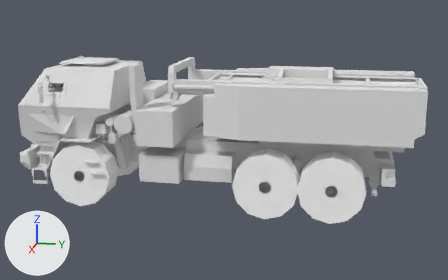
An edit to the glTF model src/main/resources/combinedassault_packs/combinedassault/assets/combinedassault/models/ground/m142/m142.glb, drawn before and after from the same camera.
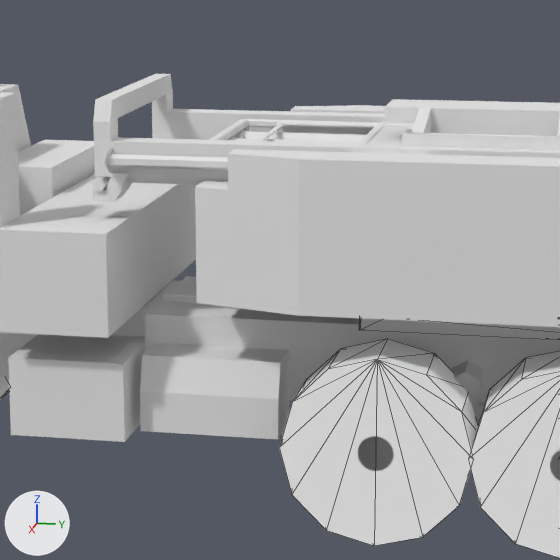
There are two pictures of each version: one whole from a 50 mm lens placed at (10.91, 2.28, 3.75), pointed at (0.04, 0.11, 1.03), one close up on the part from 30% to 73% of the width and 11% to 80% of the height. Every picture has the same lights, and +X, +Y and +Z are marked at lower left. The last two pictures show the newer version. The close-ups show mesh edges as thin lines. Objects named as collision shapes, trigger or cutter boxes, shadow casters or lower levels of detail are left out. Where no turn or scale is listed for an object, it has been applied to the vertices.

Names of what the first close-up shows: 'hit_wheel_1_l', 'hit_wheel_2_l', 'hull', 'launcher', 'launcher_pitch' and 3 more.
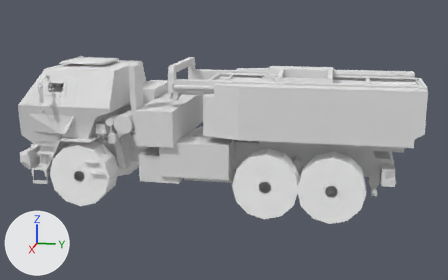
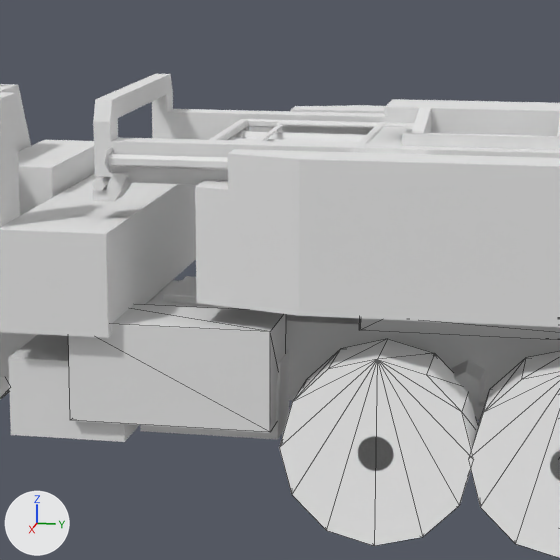
Changed parts and their boxes [x1, y1, x2, y2] in the close-ups (560 x 560 px):
'hit_fuel', added: after [68, 304, 286, 432]

The change, as a diff of the scene's bpy script:
```diff
--- a/src/main/resources/combinedassault_packs/combinedassault/assets/combinedassault/models/ground/m142/m142.glb.py
+++ b/src/main/resources/combinedassault_packs/combinedassault/assets/combinedassault/models/ground/m142/m142.glb.py
@@ me_hit_fuel @@
+me_hit_fuel.from_pydata(...)  # a box spanning x 0.6..1.1, y -0.8..0.4, z 0.6..1.2
@@ ob_hit_fuel @@
+ob_hit_fuel = bpy.data.objects.new('hit_fuel', me_hit_fuel)
+ob_hit_fuel.location = (0.0, 0.0, 0.0)
```
